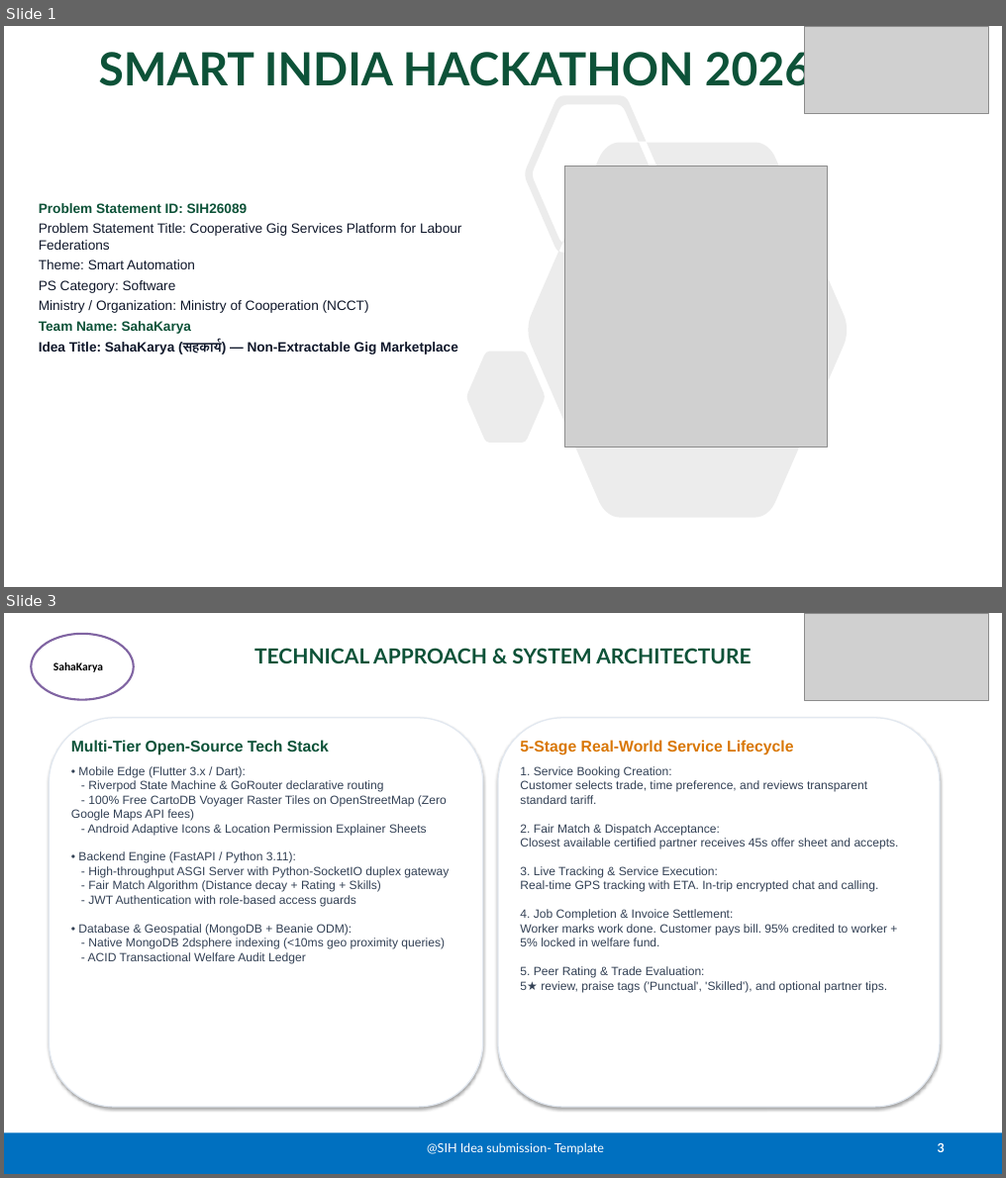
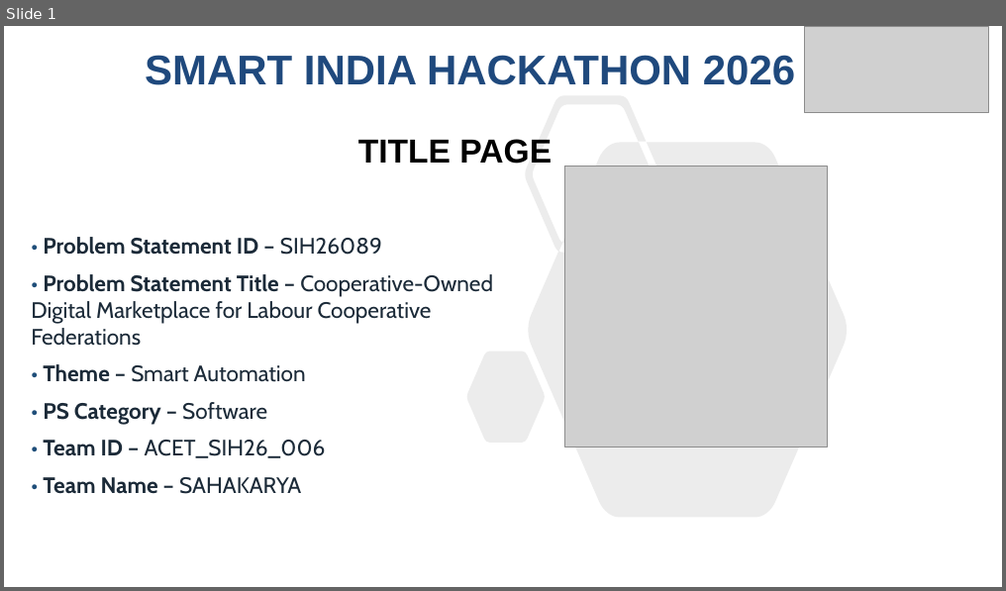
Before and after one commit to NandiVardhan2007/SahaKarya, a slide deck: public/downloads/SIH2026_PS26089_Presentation.pptx. Shown one above the other, each under a label of ours: slides 1 and 3 before the commit, slide 1 after it; the slides between them are not shown. The pictures are 1006x1178 and 1006x591 pixels, drawn with LibreOffice and Linux fonts; fonts in the diff are those of the drawing; grey boxes stand for pictures. Boxes give left, top, right and bottom in pixels: in the first picture for what was removed or moved away, otherwise in the second. Text is boxed around its words. In the diff, an @@ line names an element or a change of style, - is before the commit and + after.

Commit message:
chore: update presentation deck from SAHAKARYA.pptx and refine wording across components

```diff
--- a/public/downloads/SIH2026_PS26089_Presentation.pptx
+++ b/public/downloads/SIH2026_PS26089_Presentation.pptx
@@ slide 3 removed at (4,613,1002,1174), background #FFFFFF @@
@@ ellipse removed at (31,634,134,700) @@
-SahaKarya
@@ picture removed at (805,613,989,700) @@
@@ title removed at (254,648,750,663) @@
-TECHNICAL APPROACH & SYSTEM ARCHITECTURE
@@ rounded rectangle removed at (49,718,483,1107) @@
@@ rounded rectangle removed at (498,718,940,1107) @@
@@ text removed at (71,740,449,964) @@
-Multi-Tier Open-Source Tech Stack
-• Mobile Edge (Flutter 3.x / Dart):
-- Riverpod State Machine & GoRouter declarative routing
-- 100% Free CartoDB Voyager Raster Tiles on OpenStreetMap (Zero Google Maps API fees)
-- Android Adaptive Icons & Location Permission Explainer Sheets
-• Backend Engine (FastAPI / Python 3.11):
-- High-throughput ASGI Server with Python-SocketIO duplex gateway
-- Fair Match Algorithm (Distance decay + Rating + Skills)
-- JWT Authentication with role-based access guards
-• Database & Geospatial (MongoDB + Beanie ODM):
-- Native MongoDB 2dsphere indexing (<10ms geo proximity queries)
-- ACID Transactional Welfare Audit Ledger
@@ text removed at (520,740,899,993) @@
-5-Stage Real-World Service Lifecycle
-1. Service Booking Creation:
-Customer selects trade, time preference, and reviews transparent standard tariff.
-2. Fair Match & Dispatch Acceptance:
-Closest available certified partner receives 45s offer sheet and accepts.
-3. Live Tracking & Service Execution:
-Real-time GPS tracking with ETA. In-trip encrypted chat and calling.
-4. Job Completion & Invoice Settlement:
-Worker marks work done. Customer pays bill. 95% credited to worker + 5% locked in welfare fund.
-5. Peer Rating & Trade Evaluation:
-5★ review, praise tags ('Punctual', 'Skilled'), and optional partner tips.
@@ rectangle removed at (4,1134,1002,1174) @@
@@ text removed at (427,1143,604,1155) @@
-@SIH Idea submission- Template
@@ page number removed at (938,1144,944,1153) @@
-3
@@ slide 1 changed as well @@
@@ title "SMART INDIA HACKATHON 2026": place and size @@
-title "SMART INDIA HACKATHON 2026" at (99,46,811,94)
+title "SMART INDIA HACKATHON 2026" at (145,55,795,85)
@@ title "SMART INDIA HACKATHON 2026" at (145,55,795,85): size 44 to 40 pt, font Lato to Arial, text colour #0D5238 to #1F497D @@
@@ freeform shape at (467,95,846,518): outline redrawn @@
@@ text added at (358,139,551,164), 32 pt, text #000000, bold @@
+TITLE PAGE
@@ text at (31,237,493,494): text changed; size 13 to 21.5 pt; font Arial to Cabin; text colour #0F172A to #1B2A38 @@
-Problem Statement ID: SIH26089
-Problem Statement Title: Cooperative Gig Services Platform for Labour Federations
-Theme: Smart Automation
-PS Category: Software
-Ministry / Organization: Ministry of Cooperation (NCCT)
-Team Name: SahaKarya
-Idea Title: SahaKarya (सहकार्य) — Non-Extractable Gig Marketplace
+• Problem Statement ID – SIH26089
+• Problem Statement Title – Cooperative-Owned Digital Marketplace for Labour Cooperative Federations
+• Theme – Smart Automation
+• PS Category – Software
+• Team ID – ACET_SIH26_006
+• Team Name – SAHAKARYA
```
Also in this commit, not shown: 5 slides added, 4 other slides removed, 5 other files.
